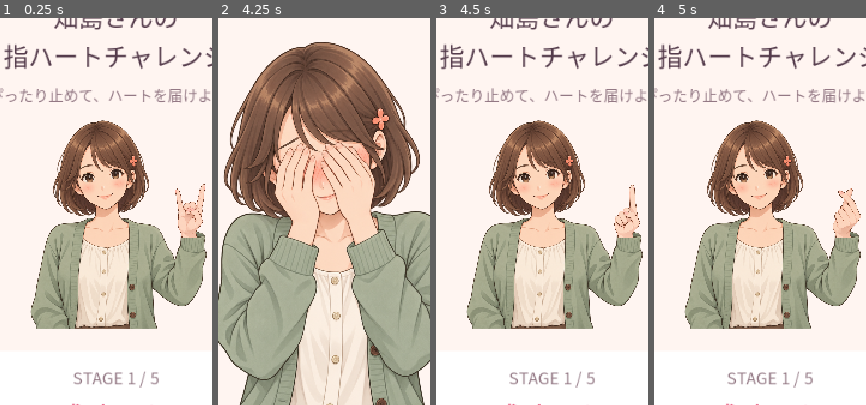
Above: before the commit, frames 1-4 (left to right).
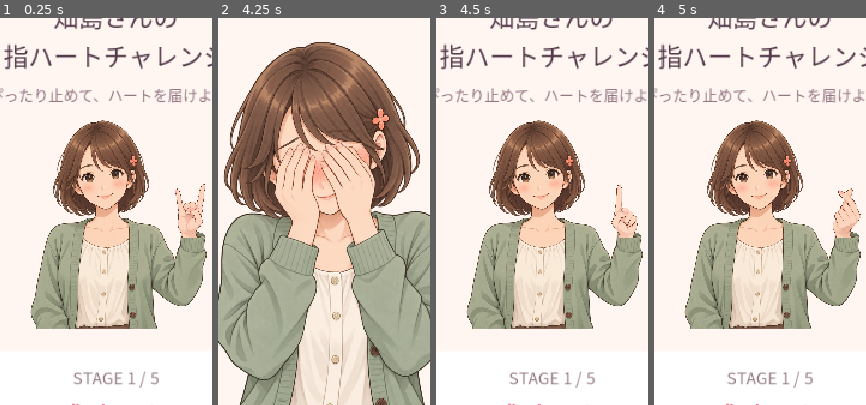
Above: after the commit, the same moments.

Repository: Badgio0906/finger-heart-challenge
Game: Godot game, scene res://scenes/Main.tscn
The game is run twice, just before and just after one commit, with the same random seed, the same clock (stepped at 60 frames per second) and the same inputs.
Inputs (mouse positions are % of the whole screen's width and height, from its top left):
- Up to frame 1 (0.25 s): no input
- Up to frame 2 (4.25 s): tap Enter (stop_hand) at 0.5, 2.85 s; move the mouse to (73, 45) at 0.52 s; hold Enter (stop_hand) 0.53-1.25 s; click (73, 45) at 0.67 s; tap Space at 0.77, 3.02, 3.5 s; click "もう一度チャレンジ" at 1.25 s; click "RESET" at 2 s; move the mouse to (29, 55) at 2.77 s; click (29, 55) at 2.92 s; move the mouse to (61, 27) at 3.52 s; hold Enter (stop_hand) from 3.53 s (still down); click (61, 27) at 3.67 s
- Up to frame 3 (4.5 s): release Enter (stop_hand) at 4.25 s; click "もう一度チャレンジ" at 4.25 s
- Up to frame 4 (5 s): no input
The pictures show only the part of the screen within x 23-73%, y 11-61%; the shares and areas given below are measured in that part.

Frames 1-2 are identical in both runs. In frame 3, 0.7% of the frame differs, in the area x 82-97%, y 43-57%; in frame 4, nothing differs.

Commit message:
Correct pointing and peace gesture handedness

Diff:
--- a/scripts/main.gd
+++ b/scripts/main.gd
@@ -9,7 +9,7 @@
 const HAND_FILES := ["heart", "fox", "peace", "ok", "thumbs_up", "open", "point"]
 const HAND_NAMES := ["指ハート", "キツネ", "ピース", "OKサイン", "サムズアップ", "手のひら", "人差し指"]
 # Generated source sprites contain both hands. The body always raises her left arm.
-const RIGHT_HAND_SOURCES := [HandType.HEART, HandType.FOX, HandType.OK, HandType.THUMBS_UP, HandType.OPEN, HandType.POINT]
+const RIGHT_HAND_SOURCES := [HandType.HEART, HandType.FOX, HandType.PEACE, HandType.OK, HandType.THUMBS_UP, HandType.OPEN]
 const INK := Color("543b4b")
 const ACCENT := Color("e85d80")
 const MUTED := Color("927783")
Binary file added: docs/peace-handedness-fixed.png
Binary file added: docs/point-handedness-fixed.png
Not shown, changed: TODO.md
Not shown, changed: VERIFICATION.md
Not shown, changed: docs/ART_DIRECTION.md
Not shown, changed: web/index.html
Not shown, changed: web/index.pck
